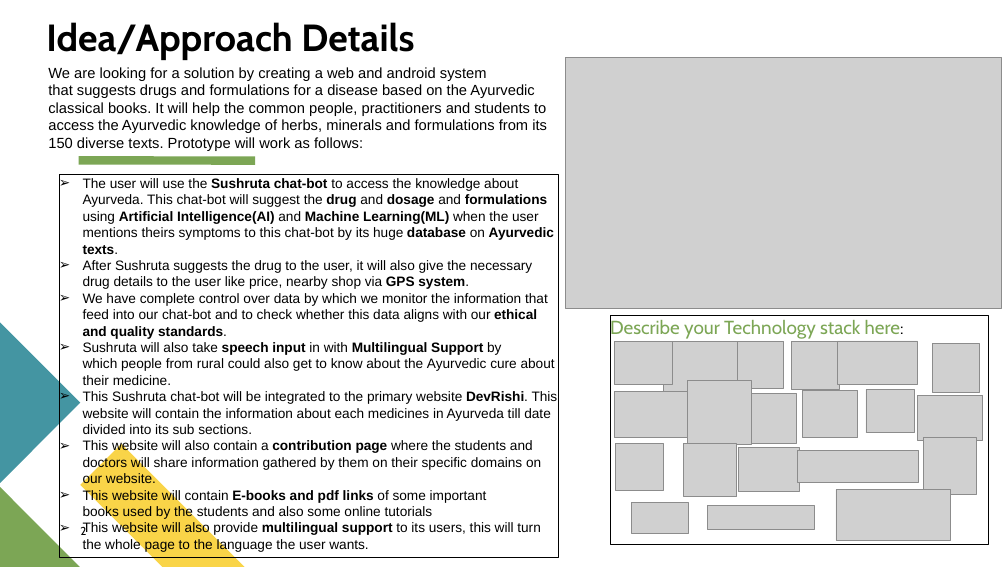
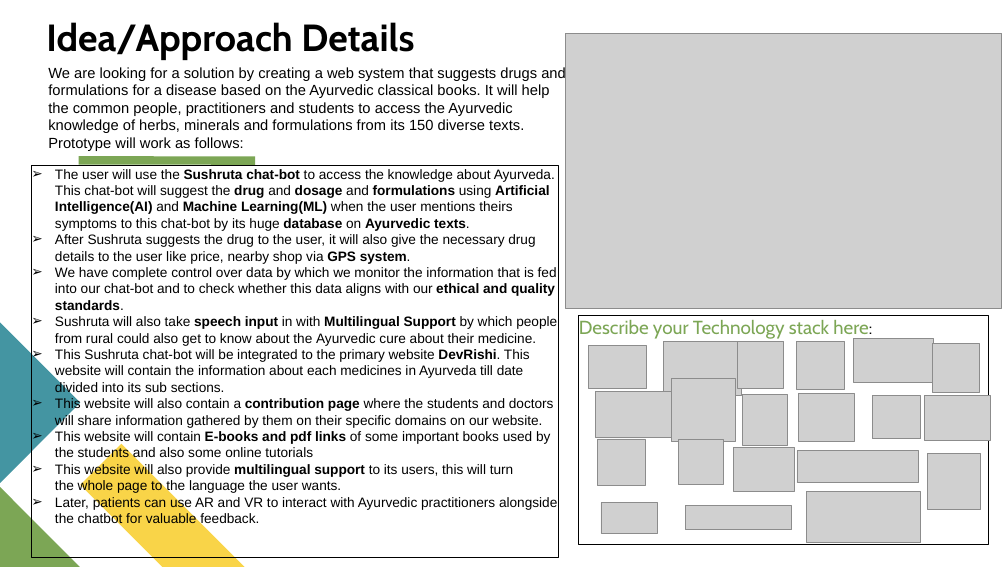
Before and after one commit to atharvadeopujari/DevRishi, a slide deck: slide 2 of DevRishi-SIH2023-College.pptx. Drawn at 1008x567 pixels with LibreOffice and Linux fonts; fonts in the diff are those of the drawing; grey boxes stand for pictures. Boxes give left, top, right and bottom in pixels: in the first picture for what was removed or moved away, otherwise in the second. Text is boxed around its words. In the diff, an @@ line names an element or a change of style, - is before the commit and + after.

```diff
--- a/DevRishi-SIH2023-College.pptx
+++ b/DevRishi-SIH2023-College.pptx
@@ picture: place and size @@
-picture at [566, 57, 1002, 308]
+picture at [566, 33, 1002, 309]
@@ text at [48, 66, 566, 151]: text changed @@
-We are looking for a solution by creating a web and android system that suggests drugs and formulations for a disease based on the Ayurvedic classical books. It will help the common people, practitioners and students to access the Ayurvedic knowledge of herbs, minerals and formulations from its 150 diverse texts. Prototype will work as follows:
+We are looking for a solution by creating a web system that suggests drugs and formulations for a disease based on the Ayurvedic classical books. It will help the common people, practitioners and students to access the Ayurvedic knowledge of herbs, minerals and formulations from its 150 diverse texts. Prototype will work as follows:
@@ text "The user will use the ...": place and size @@
-text "The user will use the ..." at [59, 175, 558, 557]
+text "The user will use the ..." at [31, 166, 558, 558]
@@ text at [55, 267, 557, 310]: text changed @@
-➢ We have complete control over data by which we monitor the information that feed into our chat-bot and to check whether this data aligns with our ethical and quality standards.
+➢ We have complete control over data by which we monitor the information that is fed into our chat-bot and to check whether this data aligns with our ethical and quality standards.
@@ rectangle "Describe your Technology stack here:": place and size @@
-rectangle "Describe your Technology stack here:" at [610, 316, 988, 544]
+rectangle "Describe your Technology stack here:" at [579, 316, 988, 544]
@@ picture: place and size @@
-picture at [615, 342, 673, 385]
+picture at [588, 346, 647, 389]
@@ picture: place and size @@
-picture at [792, 342, 839, 389]
+picture at [797, 342, 845, 389]
@@ picture: place and size @@
-picture at [838, 341, 918, 384]
+picture at [854, 339, 934, 382]
@@ picture: place and size @@
-picture at [688, 380, 752, 445]
+picture at [671, 378, 736, 442]
@@ picture: place and size @@
-picture at [615, 392, 694, 437]
+picture at [595, 392, 675, 437]
@@ picture: place and size @@
-picture at [752, 393, 797, 444]
+picture at [743, 395, 788, 445]
@@ picture: place and size @@
-picture at [803, 390, 858, 438]
+picture at [799, 393, 854, 441]
@@ picture: place and size @@
-picture at [866, 390, 914, 433]
+picture at [873, 395, 921, 439]
@@ picture: place and size @@
-picture at [917, 395, 983, 440]
+picture at [925, 396, 991, 441]
@@ picture: place and size @@
-picture at [616, 444, 663, 491]
+picture at [597, 439, 645, 486]
@@ picture: place and size @@
-picture at [684, 444, 737, 497]
+picture at [678, 439, 724, 485]
@@ picture: place and size @@
-picture at [739, 448, 799, 492]
+picture at [734, 448, 794, 492]
@@ picture: place and size @@
-picture at [923, 438, 976, 495]
+picture at [928, 453, 981, 510]
@@ text at [55, 496, 557, 526]: paragraph added @@
+➢ Later, patients can use AR and VR to interact with Ayurvedic practitioners alongside the chatbot for valuable feedback.
@@ picture: place and size @@
-picture at [632, 502, 688, 533]
+picture at [601, 503, 657, 534]
@@ picture: place and size @@
-picture at [708, 506, 814, 530]
+picture at [686, 506, 792, 530]
@@ picture: place and size @@
-picture at [836, 489, 951, 541]
+picture at [807, 492, 921, 543]
@@ page number removed at [80, 527, 86, 535] @@
-2
```
Also in this commit, not shown: 2 other slides changed, 2 other files.
